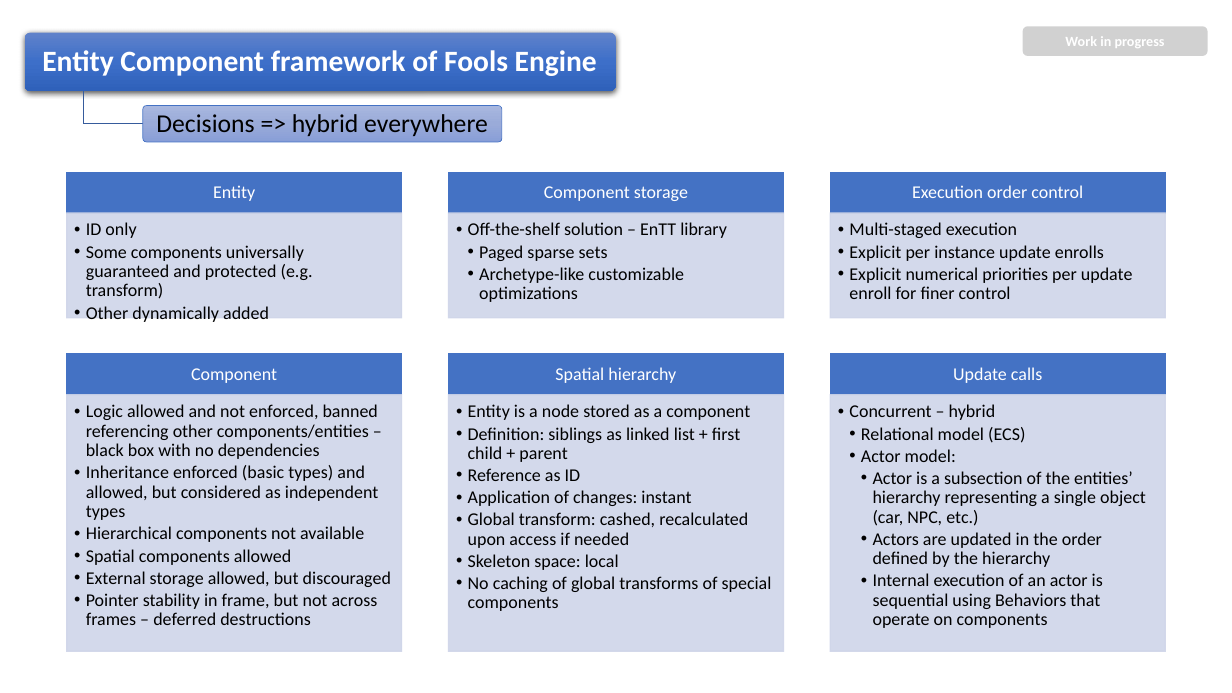
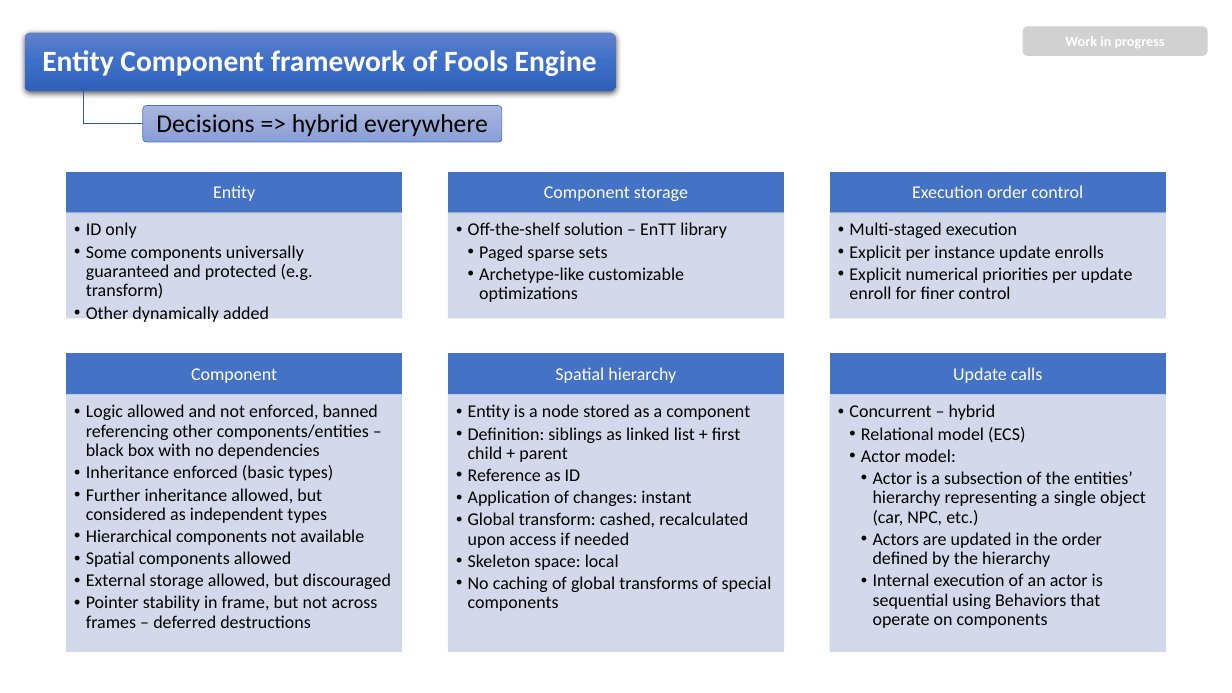
Before and after one commit to pawel-kaleta/FoolsEngine, a slide deck: slide 12 of Documentation/Entity Component Framework.pptx (slide 13 before the commit). Drawn at 1232x693 pixels with LibreOffice and Linux fonts; fonts in the diff are those of the drawing. Boxes give left, top, right and bottom in pixels: in the first picture for what was removed or moved away, otherwise in the second. Text is boxed around its words. In the diff, an @@ line names an element or a change of style, - is before the commit and + after.

```diff
--- a/Documentation/Entity Component Framework.pptx
+++ b/Documentation/Entity Component Framework.pptx
@@ text at bbox=[86, 465, 333, 523]: text changed @@
-  • Inheritance enforced (basic types) and allowed, but considered as independent types
+  • Inheritance enforced (basic types)
+  • Further inheritance allowed, but considered as independent types
```
Also in this commit, not shown: 6 other slides changed, 1 slide removed, 39 other files.
